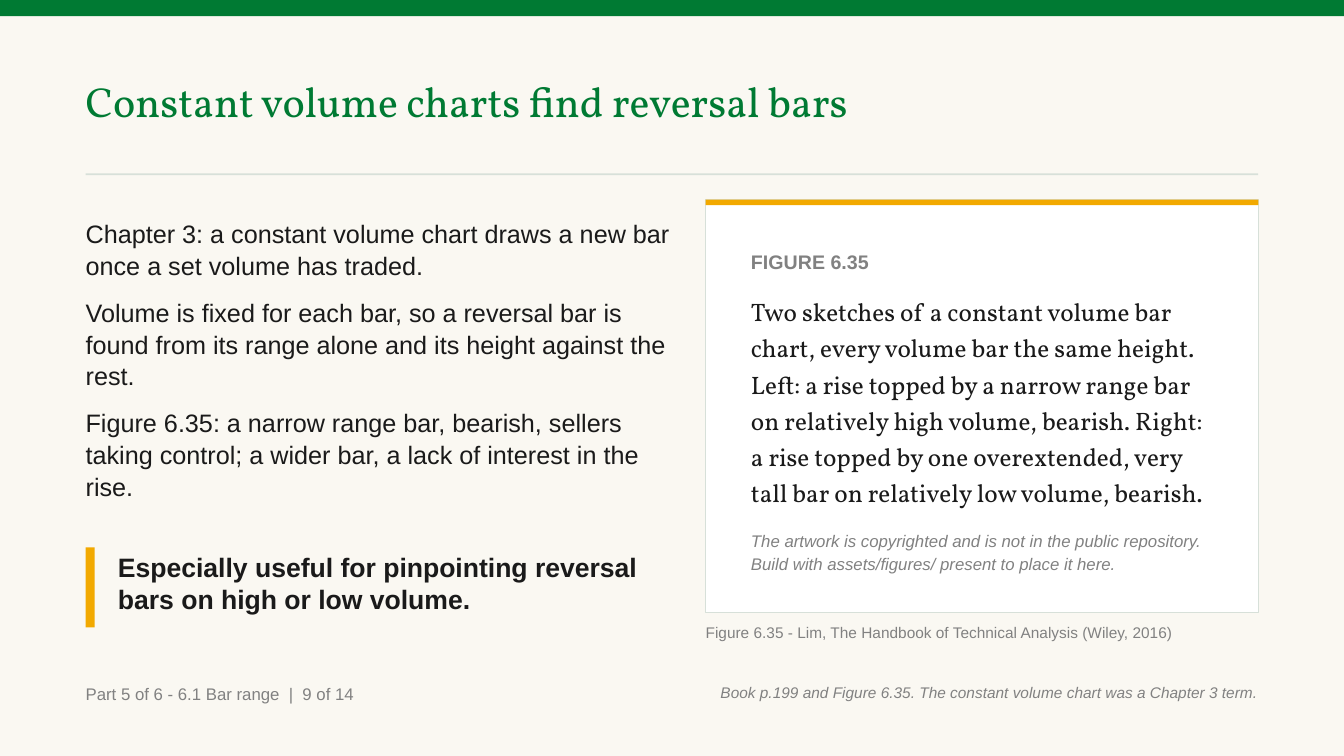
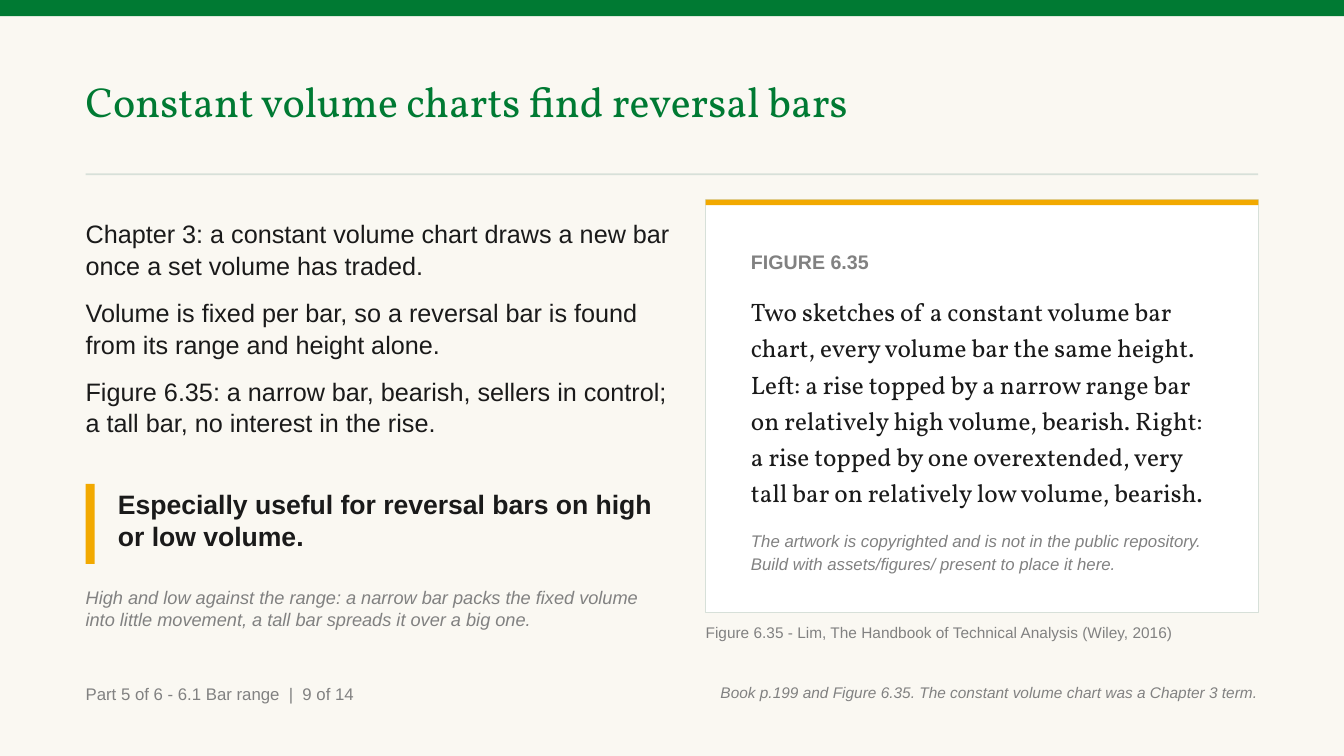
Before and after one commit to benjiesotelo-sudo/Telos_FIN1209, a slide deck: slide 104 of chapter-06/FIN1209-Chapter-06.pptx. Drawn at 1344x756 pixels with LibreOffice and Linux fonts; fonts in the diff are those of the drawing. Boxes give left, top, right and bottom in pixels: in the first picture for what was removed or moved away, otherwise in the second. Text is boxed around its words. In the diff, an @@ line names an element or a change of style, - is before the commit and + after.

```diff
--- a/chapter-06/FIN1209-Chapter-06.pptx
+++ b/chapter-06/FIN1209-Chapter-06.pptx
@@ text at bbox=[86, 303, 667, 436]: text changed @@
-Volume is fixed for each bar, so a reversal bar is found from its range alone and its height against the rest.
-Figure 6.35: a narrow range bar, bearish, sellers taking control; a wider bar, a lack of interest in the rise.
+Volume is fixed per bar, so a reversal bar is found from its range and height alone.
+Figure 6.35: a narrow bar, bearish, sellers in control; a tall bar, no interest in the rise.
@@ rectangle: place and size @@
-rectangle at bbox=[86, 547, 95, 627]
+rectangle at bbox=[86, 484, 95, 564]
@@ text at bbox=[118, 494, 652, 547]: text changed @@
-Especially useful for pinpointing reversal bars on high or low volume.
+Especially useful for reversal bars on high or low volume.
@@ text added at bbox=[86, 591, 638, 630], 13 pt, text #818181, italic @@
+High and low against the range: a narrow bar packs the fixed volume into little movement, a tall bar spreads it over a big one.
```
Also in this commit, not shown: 20 other slides changed, 7 other files.
